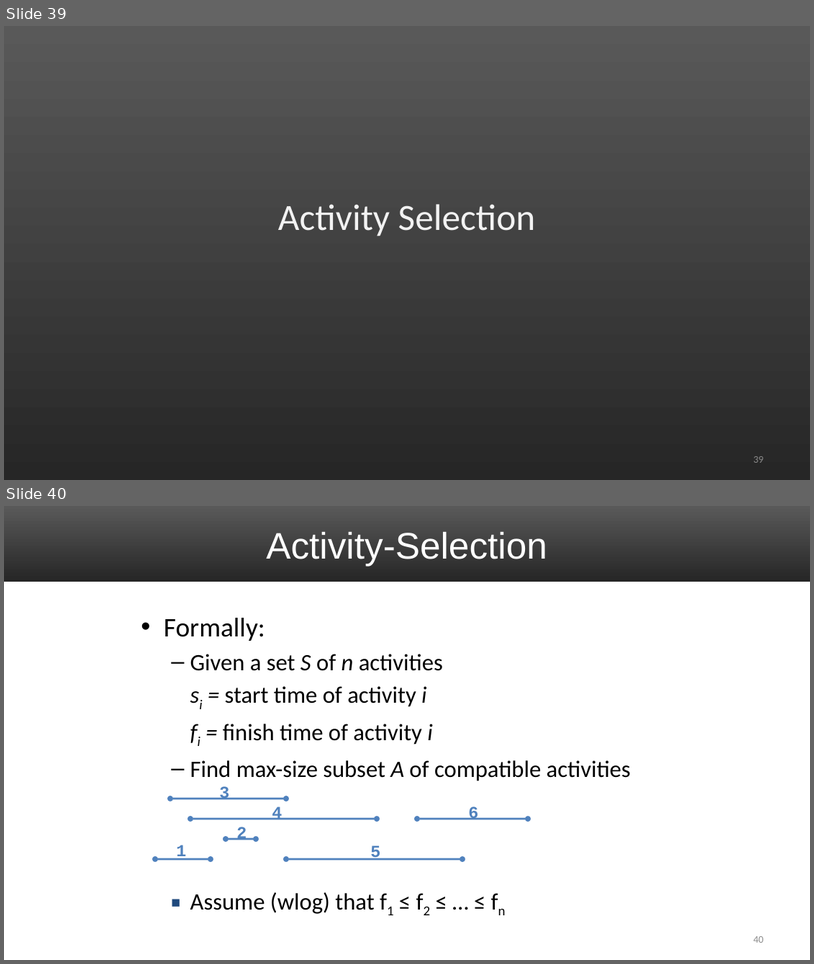
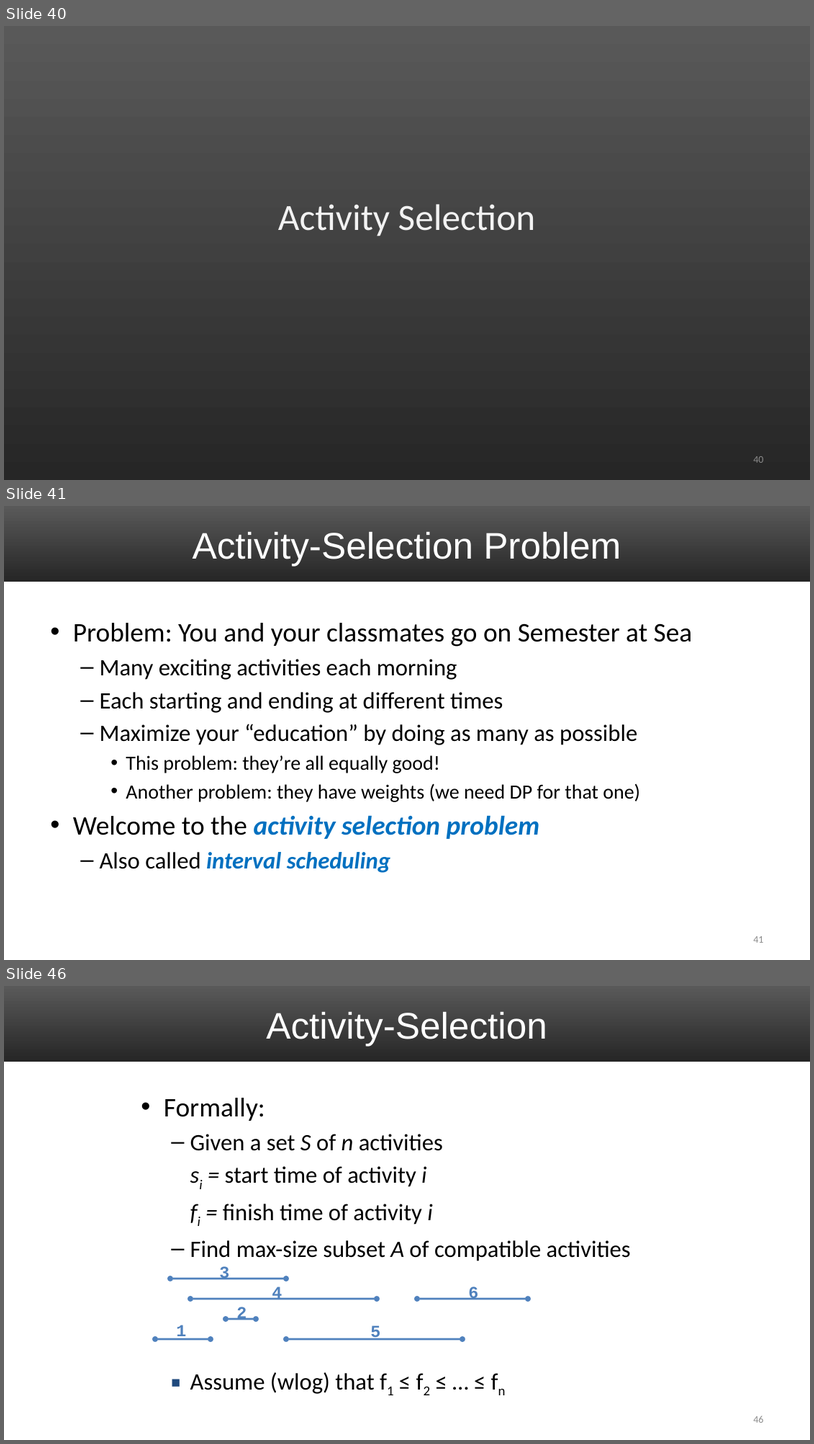
Before and after one commit to uva-cs/cs4102-f21, a slide deck: slides/GreedyAlgorithms_1.pptx. Shown one above the other, each under a label of ours: slides 39 and 40 before the commit, slides 40, 41 and 46 after it; the slides between them are not shown. The pictures are 814x964 and 814x1444 pixels, drawn with LibreOffice and Linux fonts; fonts in the diff are those of the drawing. Boxes give left, top, right and bottom in pixels: in the first picture for what was removed or moved away, otherwise in the second. Text is boxed around its words. In the diff, an @@ line names an element or a change of style, - is before the commit and + after.

```diff
--- a/slides/GreedyAlgorithms_1.pptx
+++ b/slides/GreedyAlgorithms_1.pptx
@@ slide 41 added at (4, 506, 810, 960), background #FFFFFF; not listed: 1 template element that a slide beside it also shows @@
@@ title added at (193, 532, 621, 566), 44 pt, text #FFFFFF @@
+Activity-Selection Problem
@@ text added at (73, 623, 693, 872), 28 pt, text #000000 @@
+• Problem: You and your classmates go on Semester at Sea
+  – Many exciting activities each morning
+  – Each starting and ending at different times
+  – Maximize your “education” by doing as many as possible
+    • This problem: they’re all equally good!
+    • Another problem: they have weights (we need DP for that one)
+• Welcome to the activity selection problem
+  – Also called interval scheduling
@@ page number added at (754, 936, 764, 942), 12 pt, text #8C8C8C @@
+41
@@ what was slide 39 is now slide 40 @@
@@ page number at (754, 456, 764, 462): text changed @@
-39
+40
@@ what was slide 40 is now slide 46 @@
@@ page number at (754, 1416, 764, 1422): text changed @@
-40
+46
```
Also in this commit, not shown: 4 slides changed, 13 other slides added, 4 other files.
